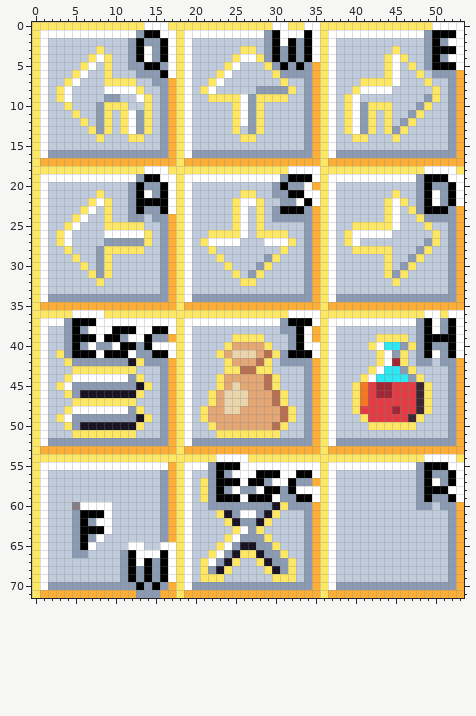
Sprite sheet, stored at src/client/img/crawler_buttons/buttons_rollover.png. The picture above is the old version.
The file is 54x72 pixels.
After the commit:
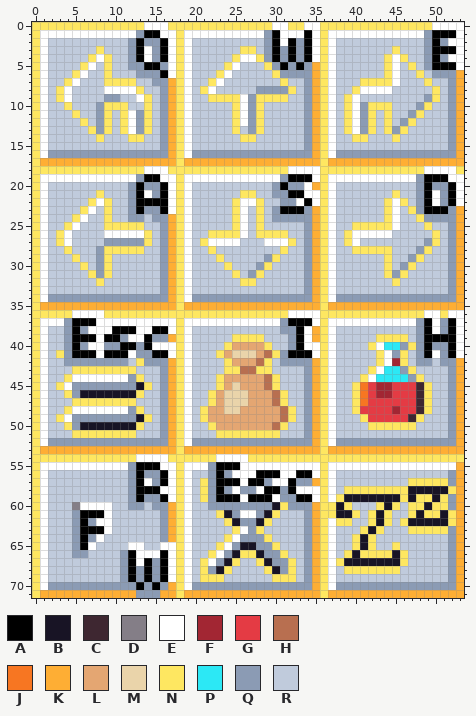
Palette (. is transparent): A #000000  B #181425  C #3e2731  D #847e87  E #ffffff  F #a22633  G #e43b44  H #b86f50  J #f77622  K #feae34  L #e4a672  M #ead4aa  N #fee761  P #2ce8f5  Q #8b9bb4  R #c0cbdc
Diff:
@@ x 2..14 @@
 39 RRQAAAEAAQEEA
-40 RRQAQEQQEAAQA
+40 RRQAQEEQQAAQA
 41 RNQAAAEAAAEQQ
-42 RRNQQQQQQQBNQ
+42 RRQQQQQQQQRNQ
 43 RRRNNNNNNNNRR
@@ x 0..53 @@
 53 NKKKKKKKKKKKKKKKKKNKKKKKKKKKKKKKKKKKNKKKKKKKKKKKKKKKKK
-54 NNNNNNNNNNNNNNNNNNNNNNNEEEENNNNNNNNNNNNNNNNNNNNNNEEEEN
-55 NEEEEEEEEEEEEEEEEKNEEEQAAAEEEEEEEEEENEEEEEEEEEEEQAAAEE
-56 NERRRRRRRRRRRRRRQKNERRQAQEEEAAAEEAAENERRRRRRRRRRQAQQAE
-57 NERRRRRRRRRRRRRRQKNERNQAAAEAAQEEAQQKNERRRRRRRRRRQAEQAE
-58 NERRRRRRRRRRRRRRQKNERNQAQEQQEAAQAEEENERRRRRRRRRRQAAAEE
-59 NERRRRRRRRRRRRRRQKNERNQAAAEAAAEQQAAENERRRRRRRRRRQAQQAE
-60 NERRRDEEEERRRRRRQKNERRQQQQQQQQBNQQQKNERRRRRRRRRRQQRQQK
-61 NERRRQAAAERRRRRRQKNERRRNBQEEQBNRRRQKNERRRRRRRRRRRRRRQK
-62 NERRRQAQEERRRRRRQKNERRRRNBQQBNRRRRQKNERRRRRRRRRRRRRRQK
-63 NERRRQAAAERRRRRRQKNERRRRRNEQNRRRRRQKNERRRRRRRRRRRRRRQK
-64 NERRRQAQERRRRRRRQKNERRRRNEQQQNRRRRQKNERRRRRRRRRRRRRRQK
-65 NERRRQAERRRREERREENERRRNEQBBQQNRRRQKNERRRRRRRRRRRRRRQK
-66 NERRRQQRRRRQAEEEAENERRNEQBNNBQQNRRQKNERRRRRRRRRRRRRRQK
-67 NERRRRRRRRRQAEAQAENERNEQBNRRNBQQNRQKNERRRRRRRRRRRRRRQK
-68 NERRRRRRRRRQAQAQAENERNQBNRRRRNBQNRQKNERRRRRRRRRRRRRRQK
+54 NNNNNNNNNNNNNEEEENNNNNNEEEENNNNNNNNNNNNNNNNNNNNNNNNNNN
+55 NEEEEEEEEEEEQAAAEENEEEQAAAEEEEEEEEEENEEEEEEEEEEEEEEEEK
+56 NERRRRRRRRRRQAQQAENERRQAQEEEAAAEEAAENERRRRRRRRRRRRRRQK
+57 NERRRRRRRRRRQAEQAENERNQAAAEAAQEEAQQKNERRRRRRRRRNNNNNQK
+58 NERRRRRRRRRRQAAAEENERNQAQEQQEAAQAEEENERNNNNNNNNBBBBBNK
+59 NERRRRRRRRRRQAQQAENERNQAAAEAAAEQQAAENENBBBBBBBNBNNBNQK
+60 NERRRDEEEERRQQRQQKNERRQQQQQQQQBNQQQKNNBNRRRNBNRNNBNNQK
+61 NERRRQAAAERRRRRRQKNERRRNBQEEQBNRRRQKNNBBNRNBNRRNBNNBNK
+62 NERRRQAQEERRRRRRQKNERRRRNBQQBNRRRRQKNENNRRNBNRNBBBBBNK
+63 NERRRQAAAERRRRRRQKNERRRRRNEQNRRRRRQKNERRRNBNRRRNNNNNQK
+64 NERRRQAQERRRRRRRQKNERRRRNEQQQNRRRRQKNERRNBNRRRRRRRRRQK
+65 NERRRQAERRRREERREENERRRNEQBBQQNRRRQKNERRNBNRRNRRRRRRQK
+66 NERRRQQRRRRQAEEEAENERRNEQBNNBQQNRRQKNERNBNNNNBNRRRRRQK
+67 NERRRRRRRRRQAEAQAENERNEQBNRRNBQQNRQKNENBBBBBBBNRRRRRQK
+68 NERRRRRRRRRQAQAQAENERNQBNRRRRNBQNRQKNERNNNNNNNRRRRRRQK
 69 NERRRRRRRRRQAQAQAENERNNNRRRRRRNNNRQKNERRRRRRRRRRRRRRQK
